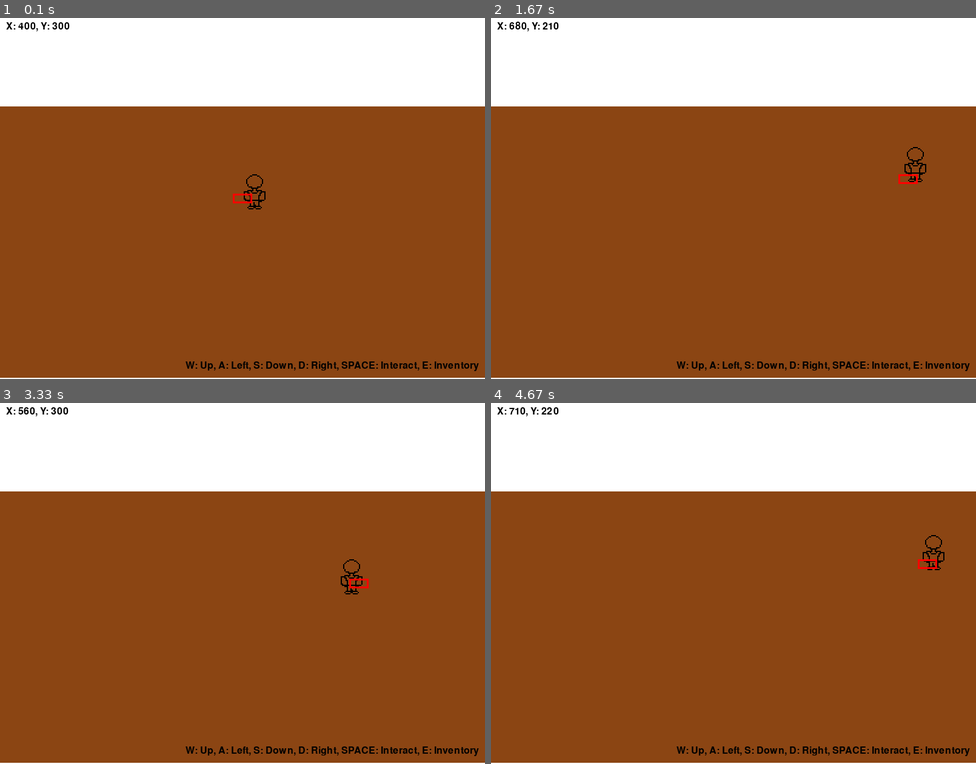
Above: before the commit, frames 1-4 (two rows, left to right).
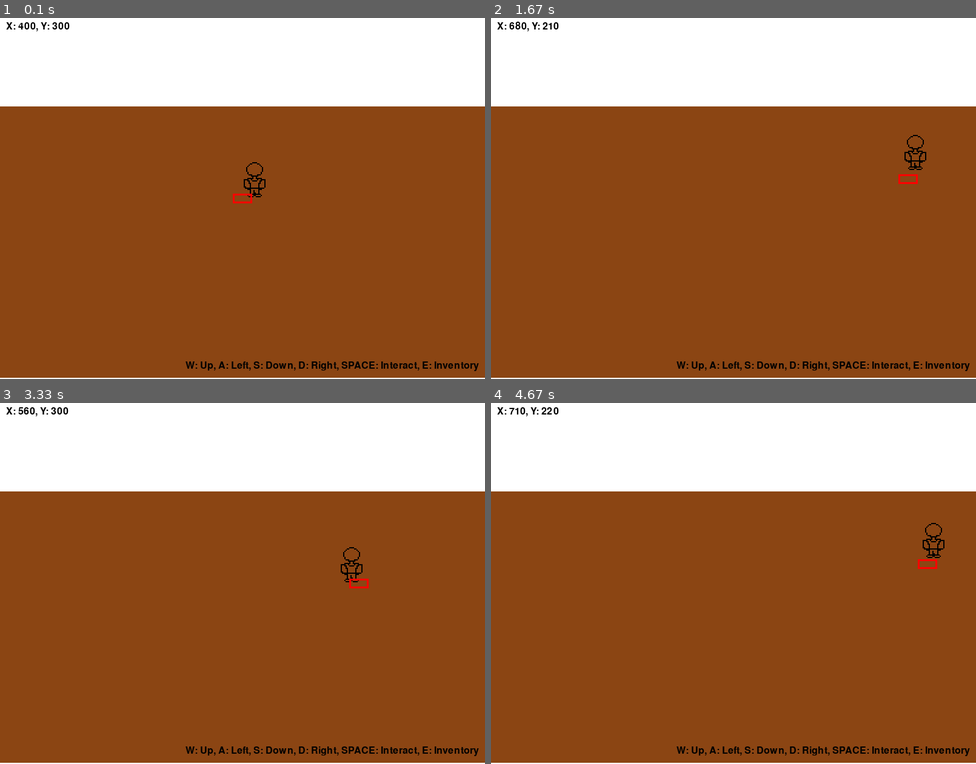
Above: after the commit, the same moments.

Repository: Origin0804/planting-game
Game: pygame game, started from main.py
The game is run twice, just before and just after one commit, with the same random seed, the same clock (stepped at 60 frames per second) and the same inputs.
Inputs:
- Up to frame 1 (0.1 s): no input
- Up to frame 2 (1.67 s): hold Space 0.33-0.8 s; hold D 0.33-0.8 s; hold D 0.83-1.3 s; hold W 1.33-1.63 s
- Up to frame 3 (3.33 s): hold D 1.67-2.13 s; tap E at 1.82, 3.22 s; hold A 2.17-2.7 s; hold S 2.73-3.03 s; hold A from 3.07 s (still down)
- Up to frame 4 (4.67 s): release A at 3.47 s; hold W 3.5-3.87 s; hold D 3.9-4.53 s; hold S from 4.57 s (still down)

The runs differ from the first frame. In frame 1, 0.2% of the frame differs, in the area x 50-55%, y 39-54%; in frame 2, 0.2%, in the area x 85-90%, y 32-46%; in frame 3, 0.2%; in frame 4, 0.2%.

Commit message:
Basic occlusion implementation.

Diff:
--- a/block.py
+++ b/block.py
@@ -34,7 +34,7 @@
     @property
     def depth(self):
         """用于绘制排序的深度值"""
-        return self.grid_x + self.grid_y
+        return self.grid_x + self.grid_y * 100
 
     def draw(self, screen):
         # 扁矩形绘制（宽32，高16）
--- a/character.py
+++ b/character.py
@@ -18,6 +18,11 @@
         self.screen_x = 0      # 实际屏幕坐标（通过grid计算）
         self.screen_y = 0
         self.inventory = []  # Item list
+
+    @property
+    def depth(self):
+        """用于绘制排序的深度值"""
+        return self.grid_x + self.grid_y * 100
 
     def add_item(self, item):
         """
@@ -55,5 +60,5 @@
                 (40, 60)
             )
         screen_x = grid_x
-        screen_y = SKY_HEIGHT + grid_y / 2 - 40  # 站在地块上方
+        screen_y = SKY_HEIGHT + grid_y / 2 - 60  # 站在地块上方
         screen.blit(Character.player_image, (screen_x, screen_y))
--- a/main.py
+++ b/main.py
@@ -56,10 +56,14 @@
 GRID_COLS = WIDTH // TILE_SIZE
 GRID_ROWS = (HEIGHT - SKY_HEIGHT) // 16  # 根据扁矩形高度计算
 
+all_objects = []
+
 blocks = []
 for grid_y in range(GRID_ROWS):
     for grid_x in range(GRID_COLS):
         blocks.append(Soil(grid_x * TILE_SIZE, grid_y * TILE_SIZE))
+for block in blocks:
+    all_objects.append(('block', block))
 
 # 游戏主循环
 running = True
@@ -77,6 +81,10 @@
             if event.key == pygame.K_SPACE:
                 player_tile_x = round(player.grid_x/TILE_SIZE)*TILE_SIZE
                 player_tile_y = round(player.grid_y/TILE_SIZE)*TILE_SIZE
+
+
+
+
                 target_block = None
                 # 精确查找玩家所在的土地块
                 for block in blocks:
@@ -116,6 +124,13 @@
             elif event.key == pygame.K_e:
                 is_inventory_open = not is_inventory_open
 
+
+    all_objects.append(('player', player))
+
+    # 按深度排序（从小到大，先绘制后面的物体）
+    all_objects.sort(key=lambda x: x[1].depth)
+
+
     # 处理按键事件，使用 WASD 控制移动
     keys = pygame.key.get_pressed()
     if keys[pygame.K_a] and player.grid_x > 0:
@@ -135,14 +150,16 @@
     # 绘制背景
     screen.fill(WHITE)
 
-    # 绘制土地块
-    # 在游戏主循环的绘制部分修改为：
-    # 绘制土地块（按深度排序）
-    for block in sorted(blocks, key=lambda b: b.depth):
-        block.draw(screen)
-
-
-    Character.draw_player(screen, player.grid_x, player.grid_y)
+    # 按顺序绘制所有对象
+    for obj in all_objects:
+        if obj[0] == 'block':
+            obj[1].draw(screen)
+        elif obj[0] == 'player':
+            # 玩家绘制需要额外处理
+            Character.draw_player(screen, player.grid_x, player.grid_y)
+
+
+    #Character.draw_player(screen, player.grid_x, player.grid_y)
 
     # 在绘制高亮框的位置修改：
     player_tile_x = round(player.grid_x/TILE_SIZE)*TILE_SIZE
